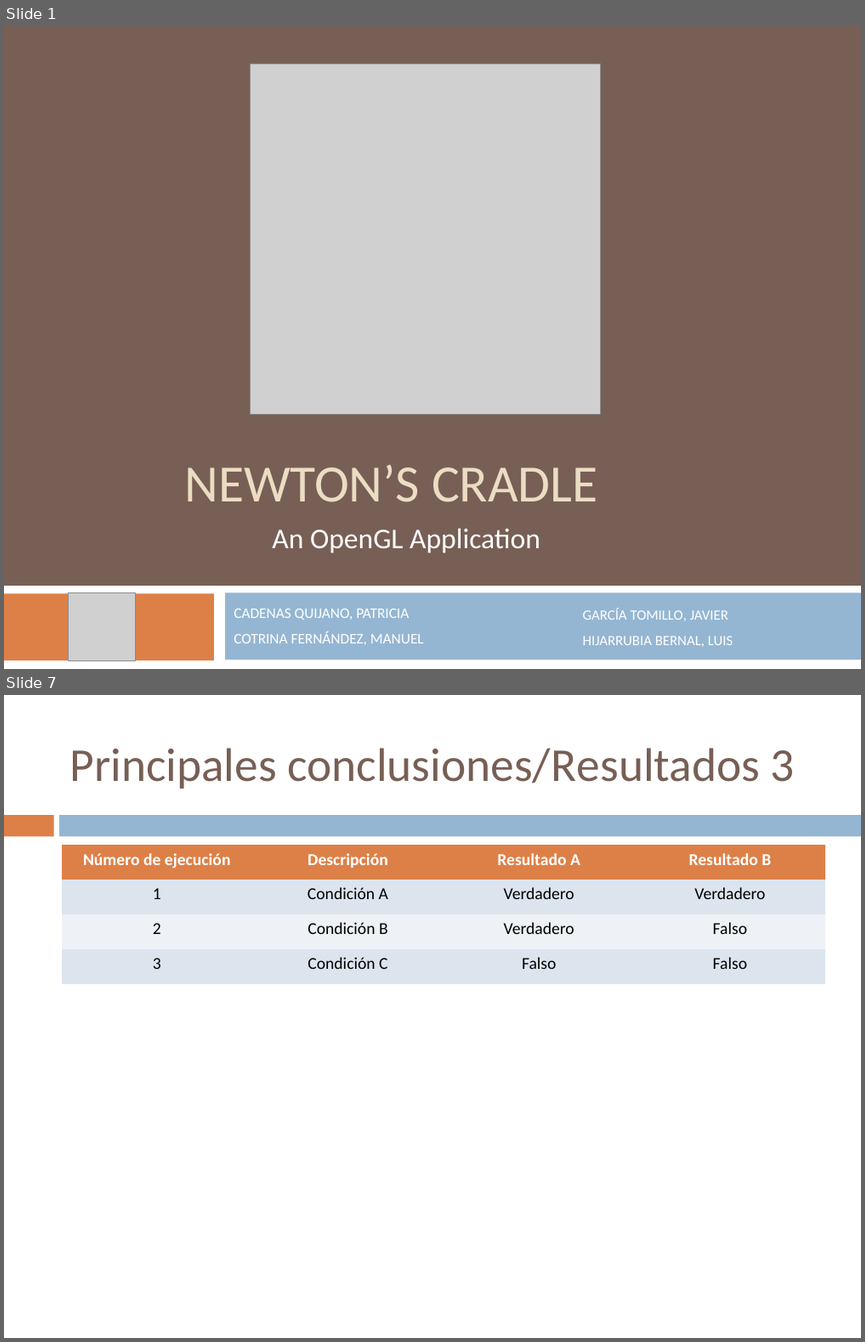
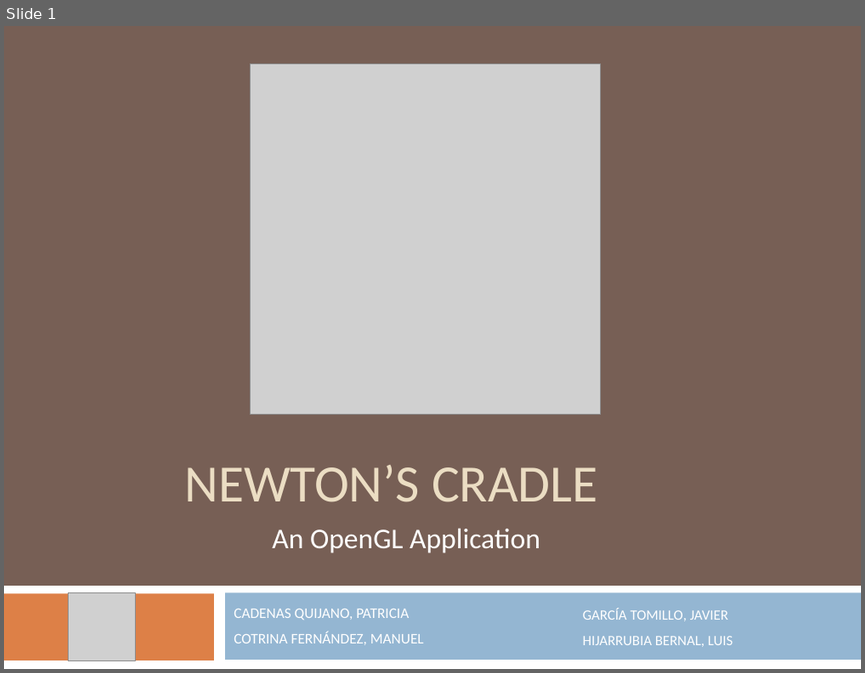
Before and after one commit to avatarreturn/newton-cradle, a slide deck: Newton1/documentacion/Presentation.pptx. Shown one above the other, each under a label of ours: slides 1 and 7 before the commit, slide 1 after it; the slides between them are not shown. The pictures are 865x1342 and 865x673 pixels, drawn with LibreOffice and Linux fonts; fonts in the diff are those of the drawing; grey boxes stand for pictures. Boxes give left, top, right and bottom in pixels: in the first picture for what was removed or moved away, otherwise in the second. Text is boxed around its words. In the diff, an @@ line names an element or a change of style, - is before the commit and + after.

```diff
--- a/Newton1/documentacion/Presentation.pptx
+++ b/Newton1/documentacion/Presentation.pptx
@@ slide 7 removed at [4,695,861,1338], background #FFFFFF @@
@@ title removed at [69,748,794,789] @@
-Principales conclusiones/Resultados 3
@@ rectangle removed at [4,815,53,836] @@
@@ rectangle removed at [60,815,861,836] @@
@@ table removed at [62,845,826,984], 4 rows, 4 columns @@
-Número de ejecución | Descripción | Resultado A | Resultado B
-1 | Condición A | Verdadero | Verdadero
-2 | Condición B | Verdadero | Falso
-3 | Condición C | Falso | Falso
```
Also in this commit, not shown: 11 slides added, 7 other slides removed.
